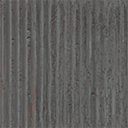
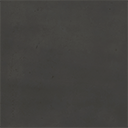
Revision of a layered (128, 128) image; what changed, layer by layer:
removed layer "worn_corrugated_iron_disp_1k" (was multiply) over box(0, 0, 128, 128)
removed layer "worn_corrugated_iron_diff_1k" over box(0, 0, 128, 128)
added layer "painted_concrete_02_disp_1k" (multiply) above "painted_concrete_02_diff_1k" over box(0, 0, 128, 128)
added layer "painted_concrete_02_diff_1k" over box(0, 0, 128, 128)
